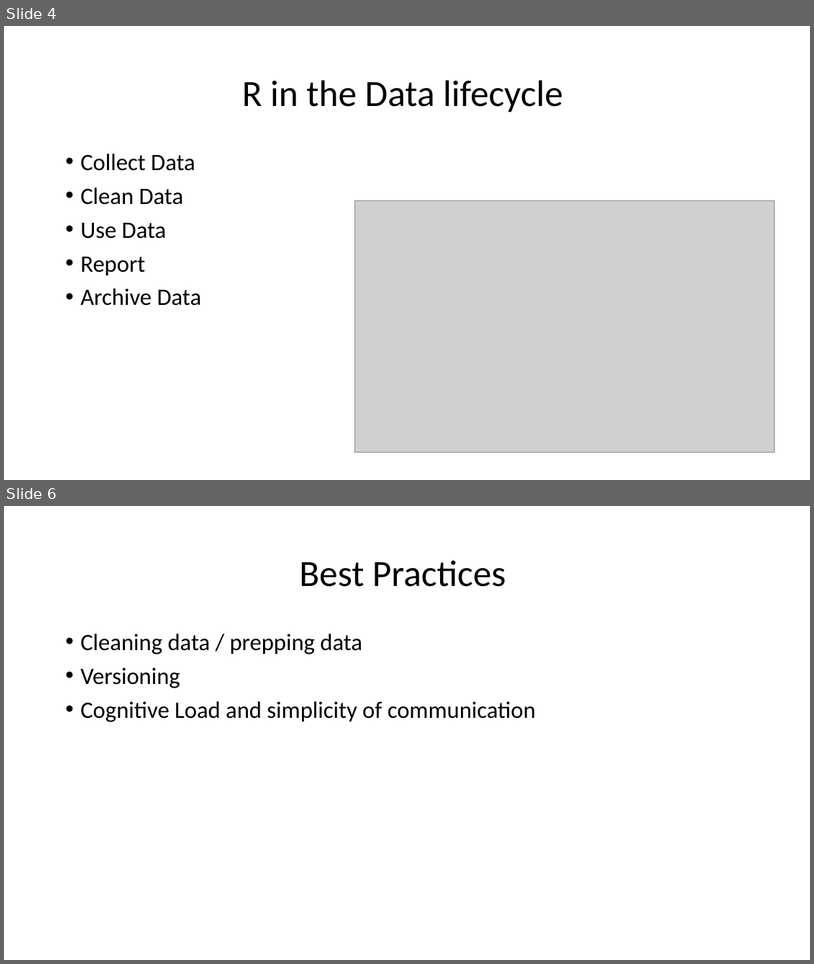
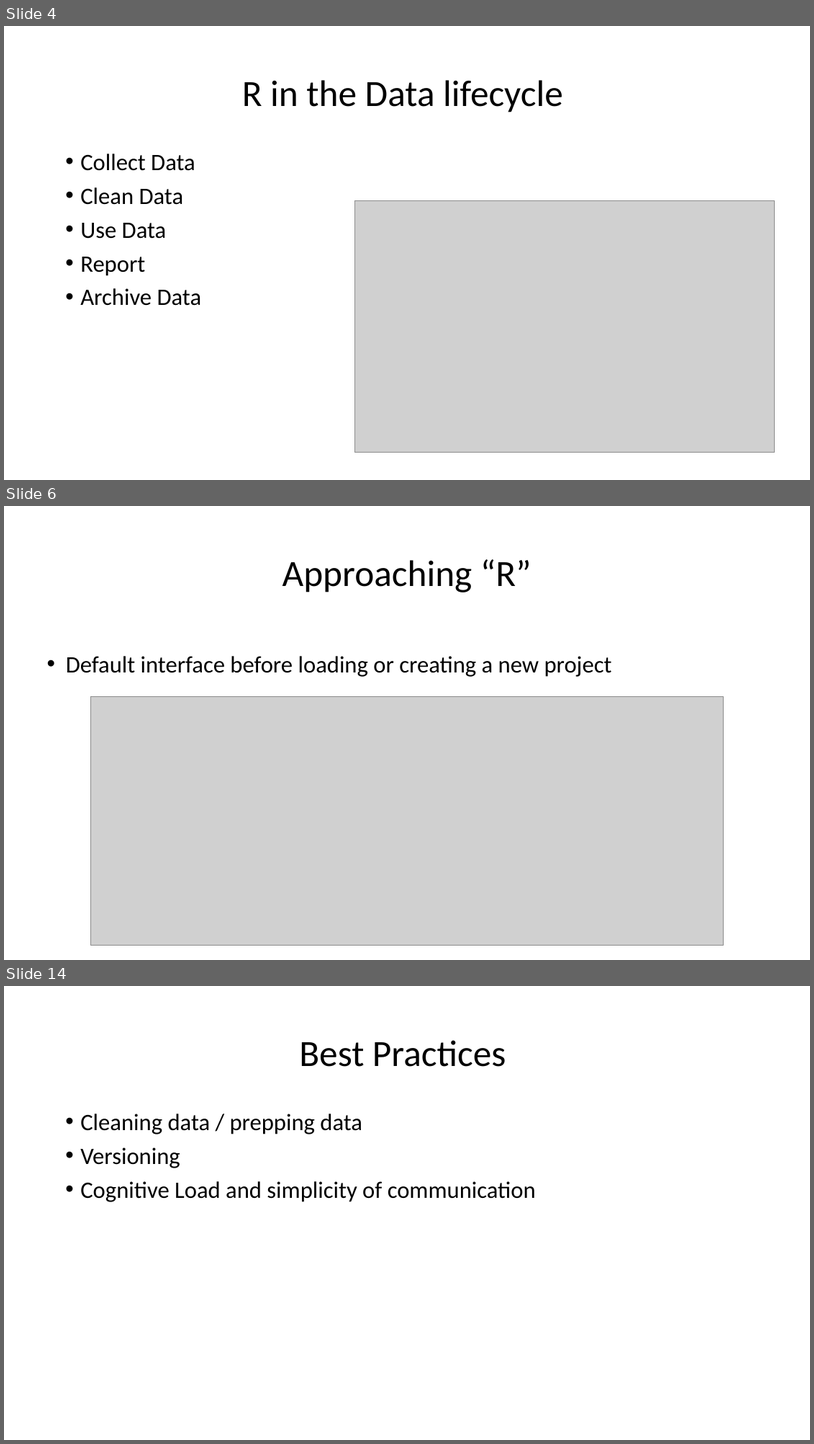
Before and after one commit to bdh5029/Rprojects, a slide deck: VisualizingR.pptx. Shown one above the other, each under a label of ours: slides 4 and 6 before the commit, slides 4, 6 and 14 after it; the slides between them are not shown. The pictures are 814x964 and 814x1444 pixels, drawn with LibreOffice and Linux fonts; fonts in the diff are those of the drawing; grey boxes stand for pictures. Boxes give left, top, right and bottom in pixels: in the first picture for what was removed or moved away, otherwise in the second. Text is boxed around its words. In the diff, an @@ line names an element or a change of style, - is before the commit and + after.

```diff
--- a/VisualizingR.pptx
+++ b/VisualizingR.pptx
@@ slide 6 added at box(4, 506, 810, 960), background #FFFFFF @@
@@ title added at box(283, 559, 532, 592), 44 pt, text #000000 @@
+Approaching “R”
@@ text added at box(66, 656, 612, 677), 28 pt, text #000000 @@
+• Default interface before loading or creating a new project
@@ picture added at box(91, 697, 724, 945) @@
@@ what was slide 6 is now slide 14 @@
```
Also in this commit, not shown: 2 slides changed, 10 other slides added, 10 slides removed.
